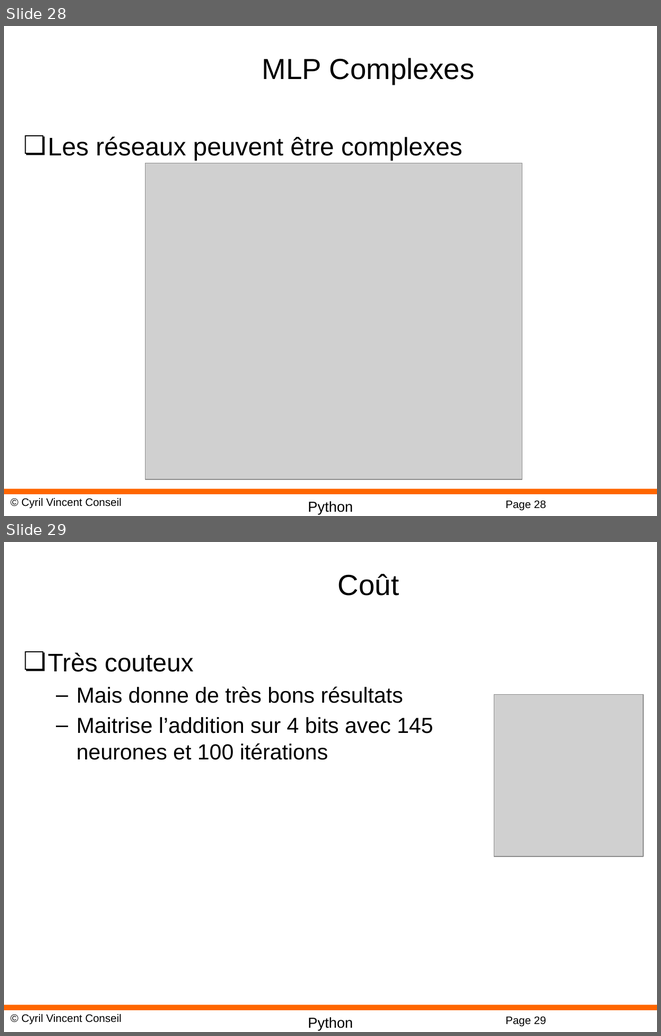
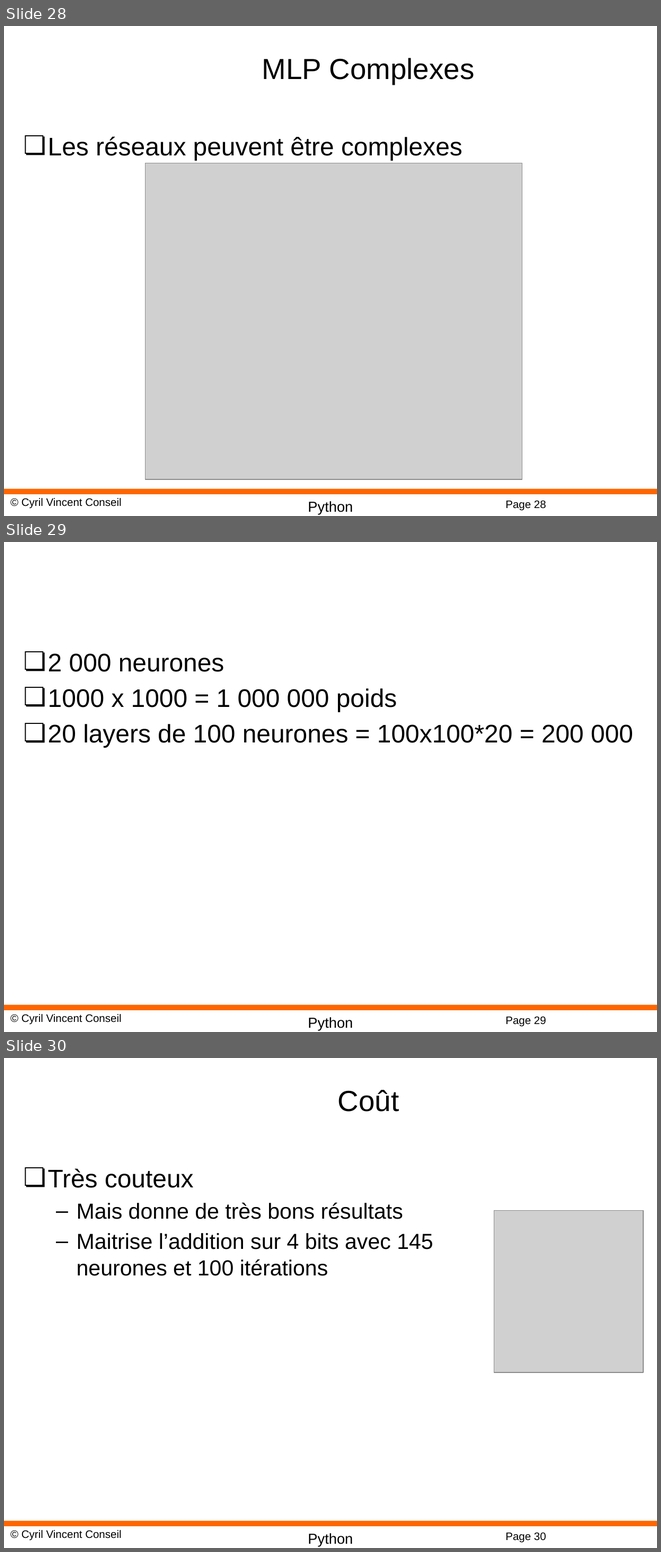
Before and after one commit to cyrilvincent/ia_industrie, a slide deck: ppt/IndusAI08-DeepLearning.pptx. Shown one above the other, each under a label of ours: slides 28 and 29 before the commit, slides 28, 29 and 30 after it. The pictures are 661x1036 and 661x1552 pixels, drawn with LibreOffice and Linux fonts; fonts in the diff are those of the drawing; grey boxes stand for pictures; background and template pictures are left out. Boxes give left, top, right and bottom in pixels: in the first picture for what was removed or moved away, otherwise in the second. Text is boxed around its words. In the diff, an @@ line names an element or a change of style, - is before the commit and + after.

```diff
--- a/ppt/IndusAI08-DeepLearning.pptx
+++ b/ppt/IndusAI08-DeepLearning.pptx
@@ slide 29 added at bbox=[4, 542, 657, 1032], background #FFFFFF; not listed: 4 template elements that a slide beside it also shows @@
@@ text added at bbox=[48, 653, 633, 747], 28 pt, text #000000 @@
+❏ 2 000 neurones
+❏ 1000 x 1000 = 1 000 000 poids
+❏ 20 layers de 100 neurones = 100x100*20 = 200 000
@@ what was slide 29 is now slide 30 @@
@@ page number at bbox=[505, 1532, 546, 1542]: text changed @@
-Page 29
+Page 30
```
Also in this commit, not shown: 1 slide changed, 8 other files.
